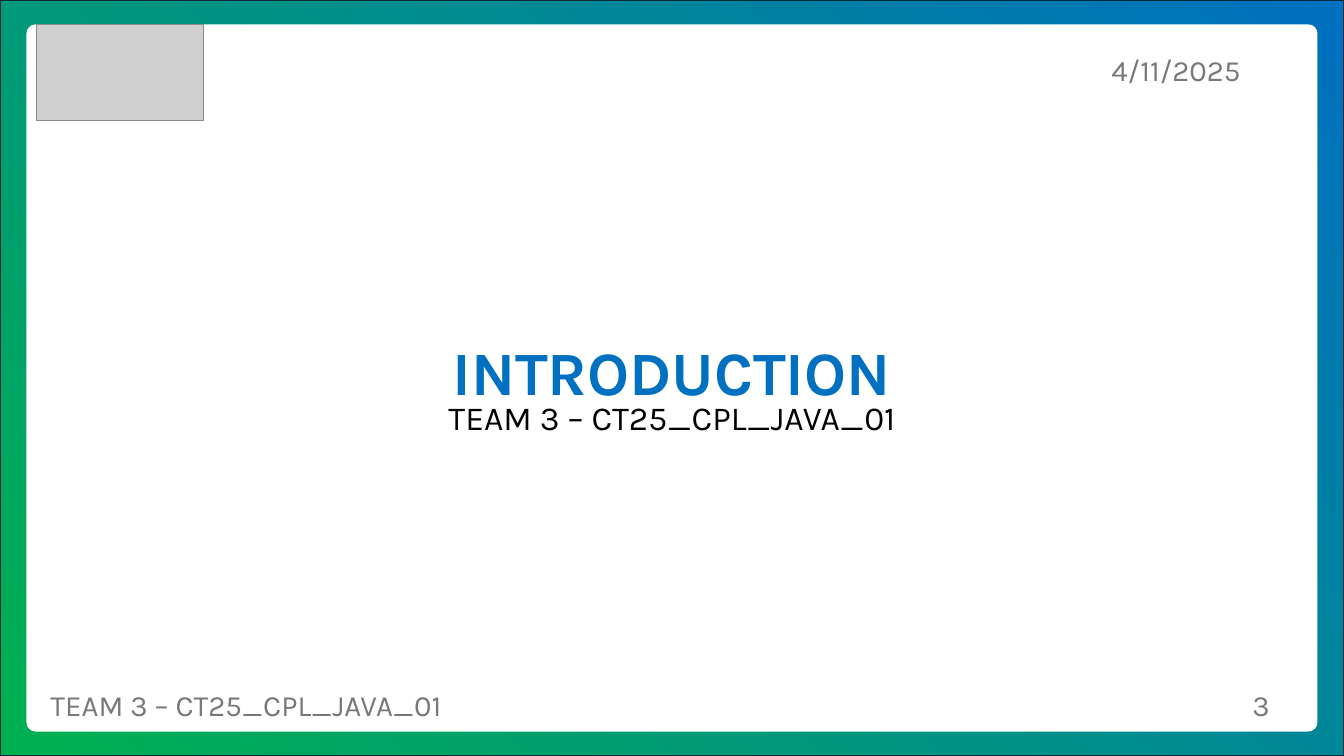
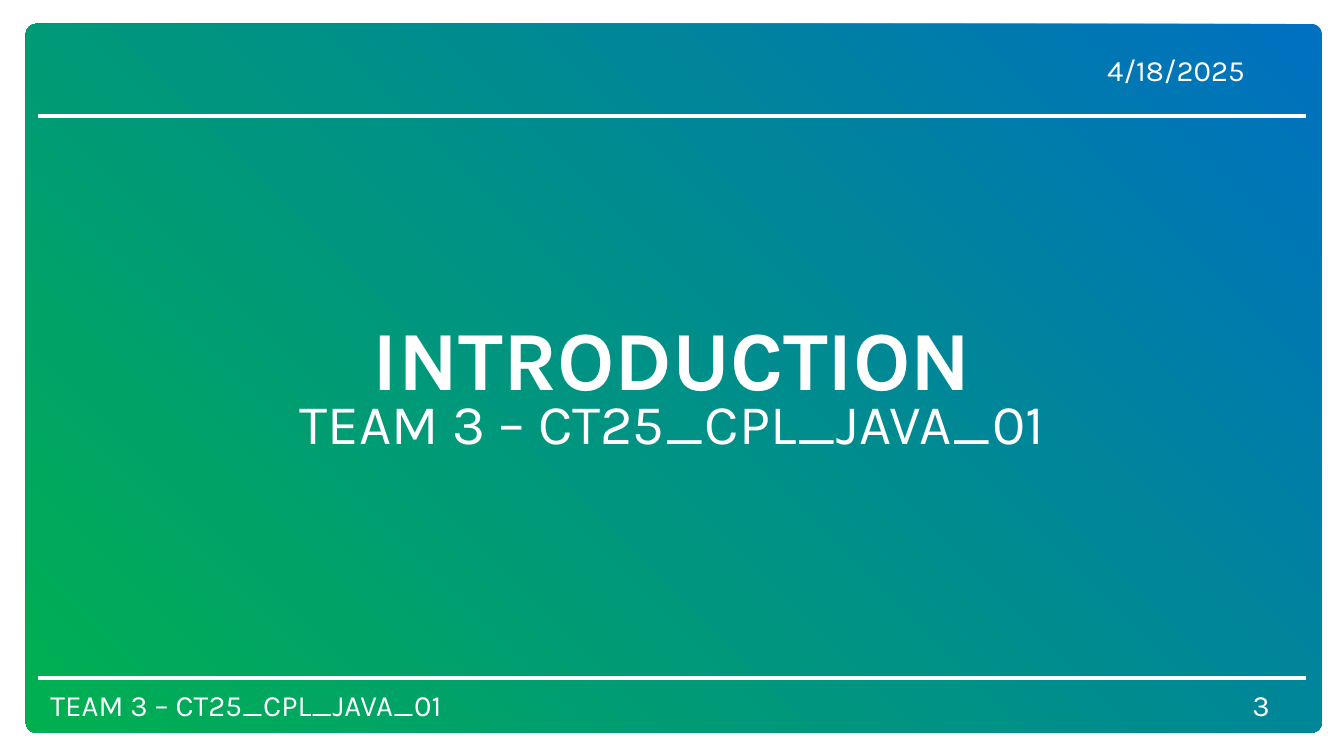
Before and after one commit to lnanh2k4/zentrix, a slide deck: slide 3 of Presentation final.pptx. Drawn at 1344x756 pixels with LibreOffice and Linux fonts; fonts in the diff are those of the drawing; grey boxes stand for pictures; background and template pictures are left out. Boxes give left, top, right and bottom in pixels: in the first picture for what was removed or moved away, otherwise in the second. Text is boxed around its words. In the diff, an @@ line names an element or a change of style, - is before the commit and + after.

```diff
--- a/Presentation final.pptx
+++ b/Presentation final.pptx
@@ background gradient #BD4B8F to #AE0BE4 to #FFFFFF @@
@@ rounded rectangle resized from (x1=0, y1=0, x2=1344, y2=756) to (x1=26, y1=24, x2=1323, y2=733) @@
@@ rounded rectangle at (x1=26, y1=24, x2=1323, y2=733): outline #092A39 1.5 pt to none; proportions changed @@
@@ freeform shape removed at (x1=26, y1=24, x2=1318, y2=732) @@
@@ picture removed at (x1=36, y1=24, x2=204, y2=121) @@
@@ text at (x1=1107, y1=59, x2=1245, y2=83): text changed; text colour #797979 to #FFFFFF @@
-4/11/2025
+4/18/2025
@@ line (37, 116) - (1307, 116): stroke #00B050 3 pt to #FFFFFF 3 pt @@
@@ title "INTRODUCTION" at (x1=373, y1=334, x2=971, y2=410): size 44 to 60 pt, text colour gradient #0070C0 to #00B050 to #FFFFFF @@
@@ subtitle "TEAM 3 – CT25_CPL_JAVA_01" at (x1=300, y1=408, x2=1044, y2=445): size 24 to 40 pt, text colour #000000 to #FFFFFF; line spacing 0.9 to 0.8 @@
@@ line (37, 679) - (1307, 679): stroke #0070C0 3 pt to #FFFFFF 3 pt @@
@@ text "TEAM 3 – CT25_CPL_JAVA_01" at (x1=50, y1=697, x2=442, y2=717): text colour #797979 to #FFFFFF @@
@@ page number at (x1=1252, y1=697, x2=1269, y2=717): text colour #797979 to #FFFFFF @@
```
Also in this commit, not shown: 13 other slides changed.
